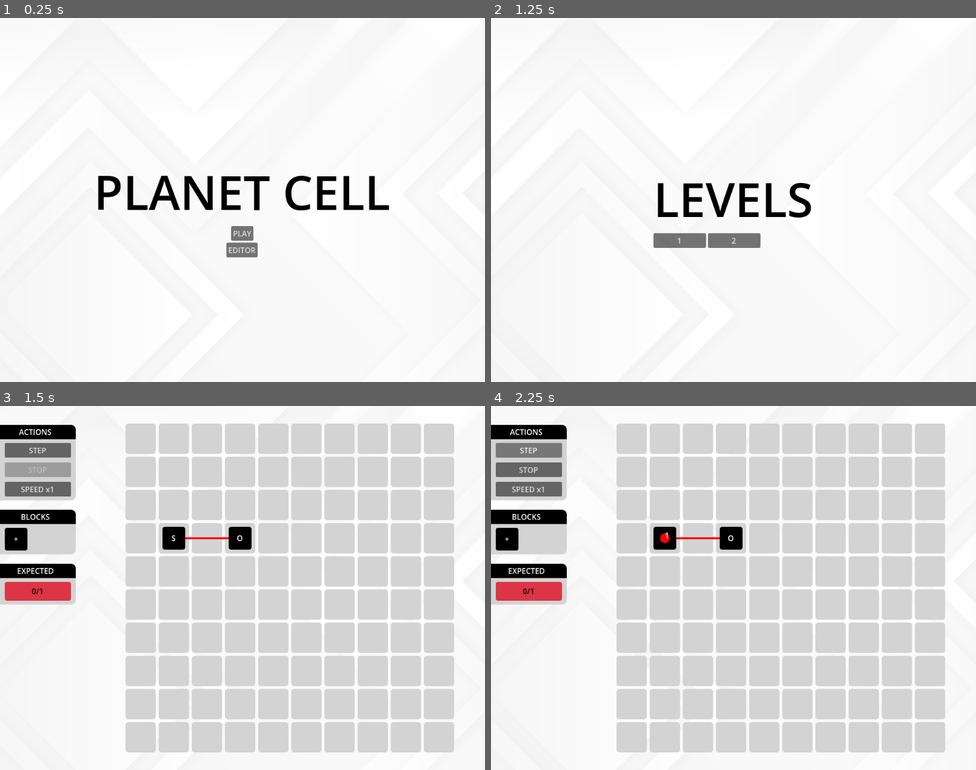
Above: before the commit, frames 1-4 (two rows, left to right).
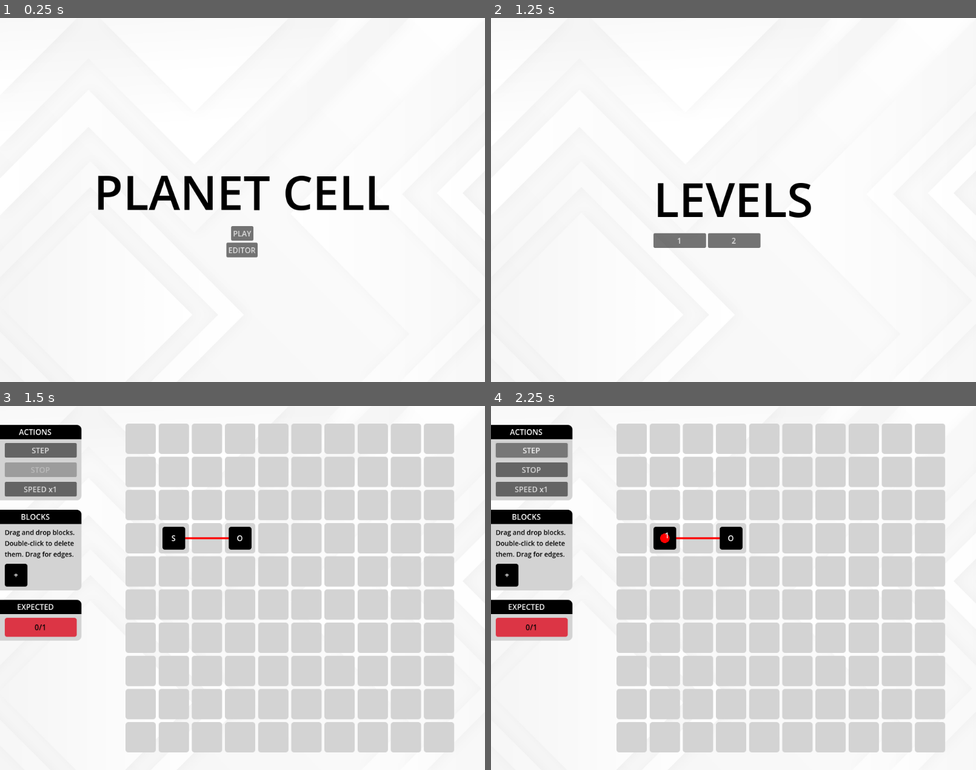
Above: after the commit, the same moments.

Repository: ricoapon/planet-cell
Game: Godot game, scene res://scenes/Main.tscn
The game is run twice, just before and just after one commit, with the same random seed, the same clock (stepped at 60 frames per second) and the same inputs.
Inputs:
- Up to frame 1 (0.25 s): no input
- Up to frame 2 (1.25 s): click "PLAY" at 0.5 s
- Up to frame 3 (1.5 s): click "1" at 1.25 s
- Up to frame 4 (2.25 s): click "STEP" at 2 s

Frames 1-2 are identical in both runs. In frame 3, 4.7% of the frame differs, in the area x 0-17%, y 5-65%; in frame 4, 4.8%.

Commit message:
Add small instruction on screen

Diff:
--- a/scenes/screens/PlayGridScreen.tscn
+++ b/scenes/screens/PlayGridScreen.tscn
@@ -57,7 +57,18 @@
 [node name="Label" parent="VBoxContainer/BlocksSidePanel/VBoxContainer/Panel" index="0"]
 text = "BLOCKS"
 
-[node name="HBoxContainer2" type="HBoxContainer" parent="VBoxContainer/BlocksSidePanel/VBoxContainer/MarginContainer/VBoxContainer" index="0"]
+[node name="HBoxContainer" type="HBoxContainer" parent="VBoxContainer/BlocksSidePanel/VBoxContainer/MarginContainer/VBoxContainer" index="0"]
+layout_mode = 2
+
+[node name="Label" type="Label" parent="VBoxContainer/BlocksSidePanel/VBoxContainer/MarginContainer/VBoxContainer/HBoxContainer"]
+layout_mode = 2
+theme_override_colors/font_color = Color(0, 0, 0, 1)
+theme_override_font_sizes/font_size = 14
+text = "Drag and drop blocks.
+Double-click to delete
+them. Drag for edges."
+
+[node name="HBoxContainer2" type="HBoxContainer" parent="VBoxContainer/BlocksSidePanel/VBoxContainer/MarginContainer/VBoxContainer" index="1"]
 layout_mode = 2
 
 [node name="Split" parent="VBoxContainer/BlocksSidePanel/VBoxContainer/MarginContainer/VBoxContainer/HBoxContainer2" instance=ExtResource("5_n6jqo")]
